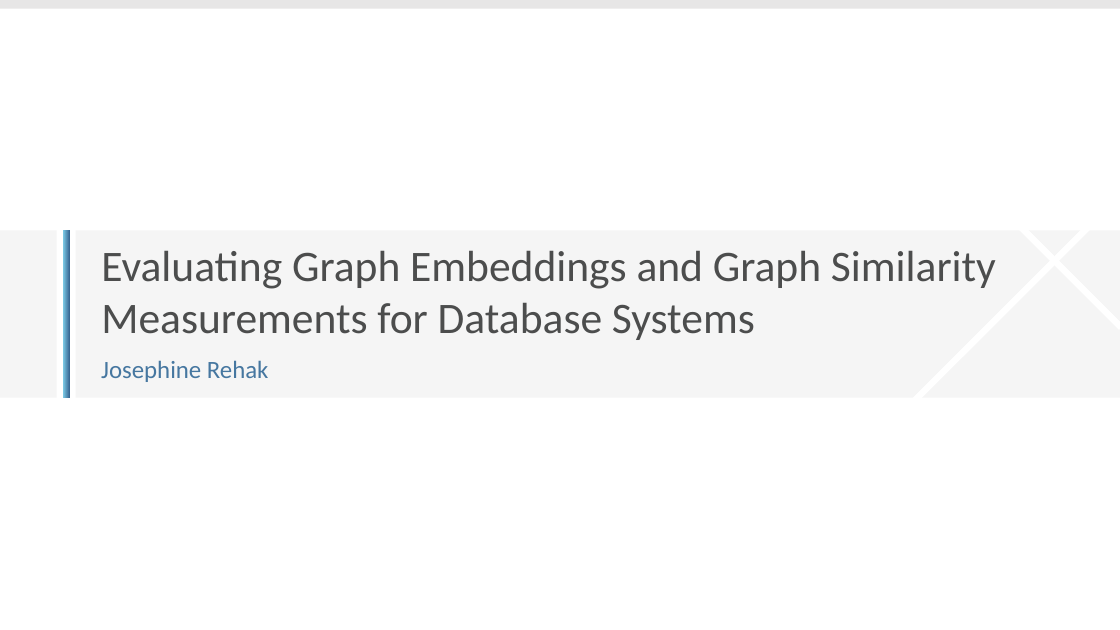
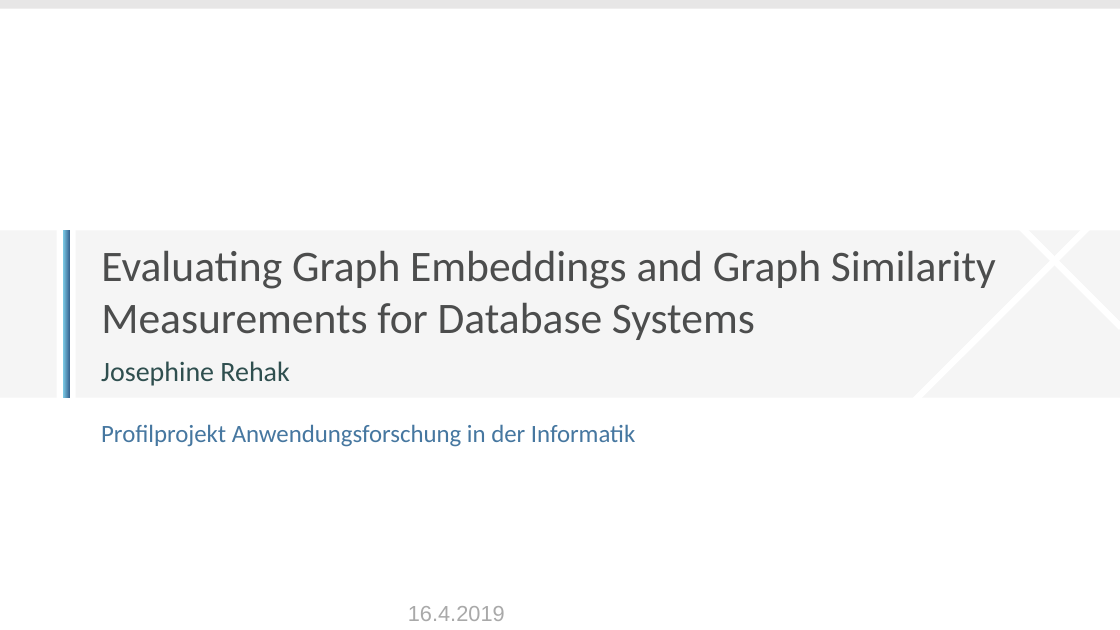
Before and after one commit to daelmo/DB2GraphGenerator, a slide deck: slide 1 of presentation/Analyse_eines_Forschungsthemas.odp. Drawn at 1120x630 pixels with LibreOffice and Linux fonts; fonts in the diff are those of the drawing; background and template pictures are left out. Boxes give left, top, right and bottom in pixels: in the first picture for what was removed or moved away, otherwise in the second. Text is boxed around its words. In the diff, an @@ line names an element or a change of style, - is before the commit and + after.

```diff
--- a/presentation/Analyse_eines_Forschungsthemas.odp
+++ b/presentation/Analyse_eines_Forschungsthemas.odp
@@ subtitle at (101, 361, 289, 386): size 16 to 18 pt, text colour #4677A0 to #2F4F4F in "Josephine Rehak" @@
@@ subtitle at (101, 424, 635, 447): paragraph added @@
+Profilprojekt Anwendungsforschung in der Informatik
@@ text added at (408, 606, 505, 621), 14 pt, text #A9A9A9 @@
+16.4.2019
```
Also in this commit, not shown: 13 other slides changed, 1 slide added, 6 slides removed.
